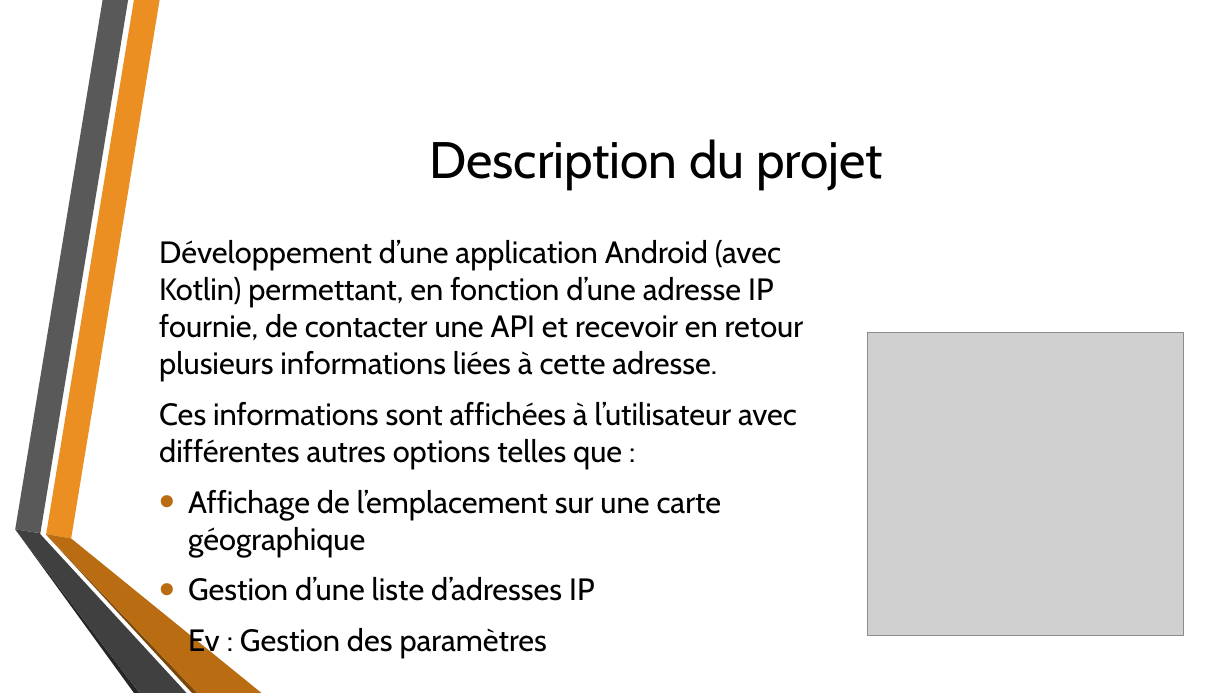
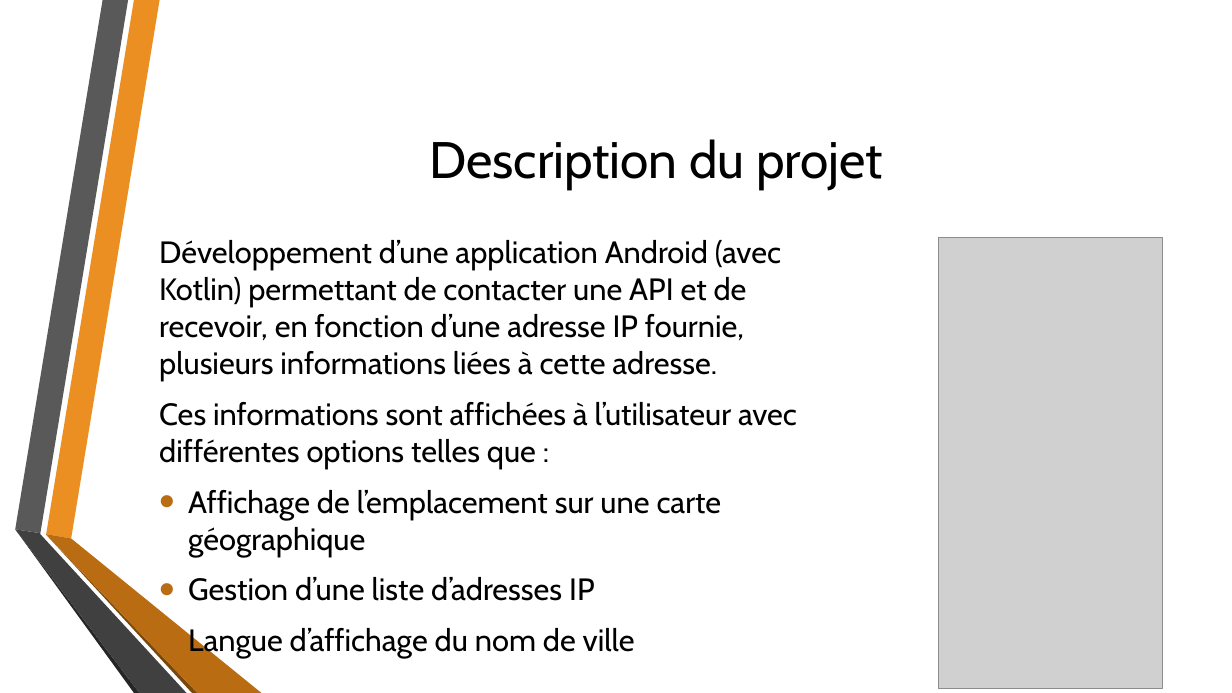
Before and after one commit to jefschaerz/CAS-DAR_MWS-IPGeolocation, a slide deck: slide 2 of 0_Présentation - IP-Locator.pptx. Drawn at 1232x693 pixels with LibreOffice and Linux fonts; fonts in the diff are those of the drawing; grey boxes stand for pictures; background and template pictures are left out. Boxes give left, top, right and bottom in pixels: in the first picture for what was removed or moved away, otherwise in the second. Text is boxed around its words. In the diff, an @@ line names an element or a change of style, - is before the commit and + after.

```diff
--- a/0_Présentation - IP-Locator.pptx
+++ b/0_Présentation - IP-Locator.pptx
@@ picture resized from (x1=868, y1=333, x2=1184, y2=635) to (x1=938, y1=238, x2=1163, y2=689) @@
@@ text at (x1=159, y1=240, x2=797, y2=469): text changed @@
-Développement d’une application Android (avec Kotlin) permettant, en fonction d’une adresse IP fournie, de contacter une API et recevoir en retour plusieurs informations liées à cette adresse.
-Ces informations sont affichées à l’utilisateur avec différentes autres options telles que :
+Développement d’une application Android (avec Kotlin) permettant de contacter une API et de recevoir, en fonction d’une adresse IP fournie, plusieurs informations liées à cette adresse.
+Ces informations sont affichées à l’utilisateur avec différentes options telles que :
@@ text at (x1=188, y1=628, x2=635, y2=658): text changed @@
-• Ev : Gestion des paramètres
+• Langue d’affichage du nom de ville
```
Also in this commit, not shown: 6 other slides changed, 1 slide added, 1 slide removed, 5 other files.
